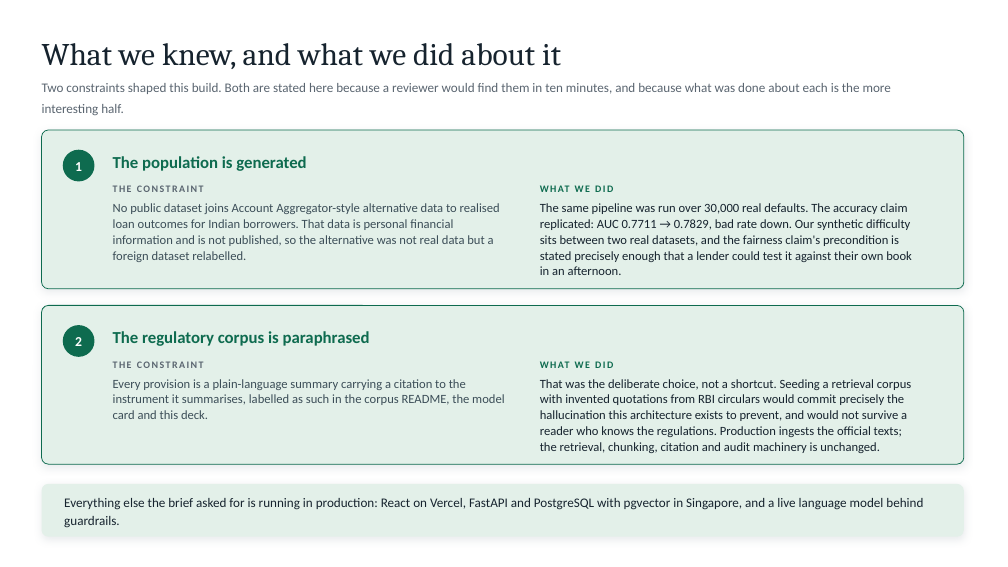
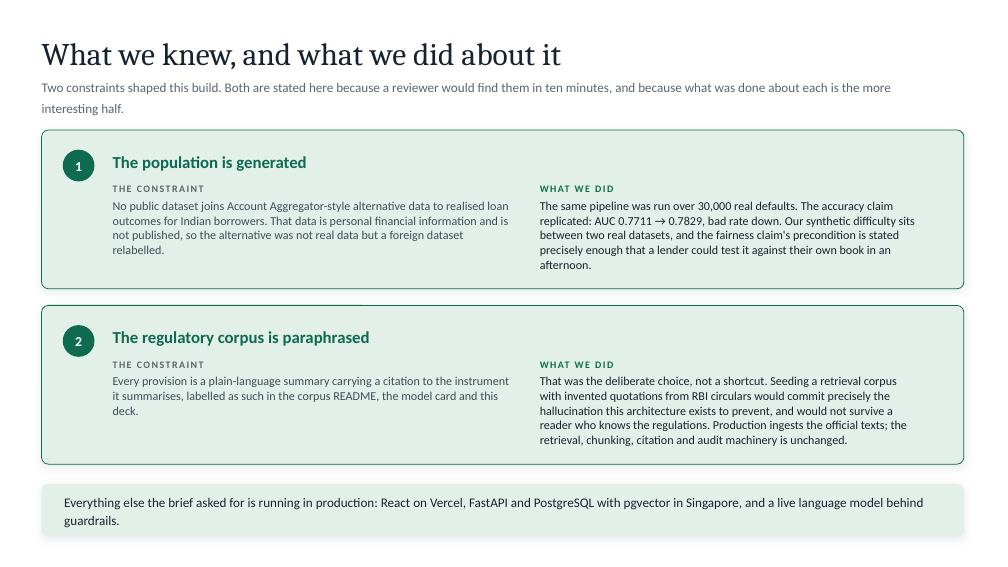
Before and after one commit to Nishantttt-ui/pratyaya, a slide deck: slide 31 of docs/Pratyaya-Synchrony-Hackathon.pptx. Drawn at 1008x567 pixels with LibreOffice and Linux fonts; fonts in the diff are those of the drawing. Boxes give left, top, right and bottom in pixels: in the first picture for what was removed or moved away, otherwise in the second. Text is boxed around its words. In the diff, an @@ line names an element or a change of style, - is before the commit and + after.

```diff
--- a/docs/Pratyaya-Synchrony-Hackathon.pptx
+++ b/docs/Pratyaya-Synchrony-Hackathon.pptx
@@ size 12 to 11.5 pt; line spacing 15pt to 14pt in 4 elements at [113,201,509,254], [113,376,509,415], [540,201,915,269], [540,376,907,446] @@
```
Also in this commit, not shown: 1 other file.
